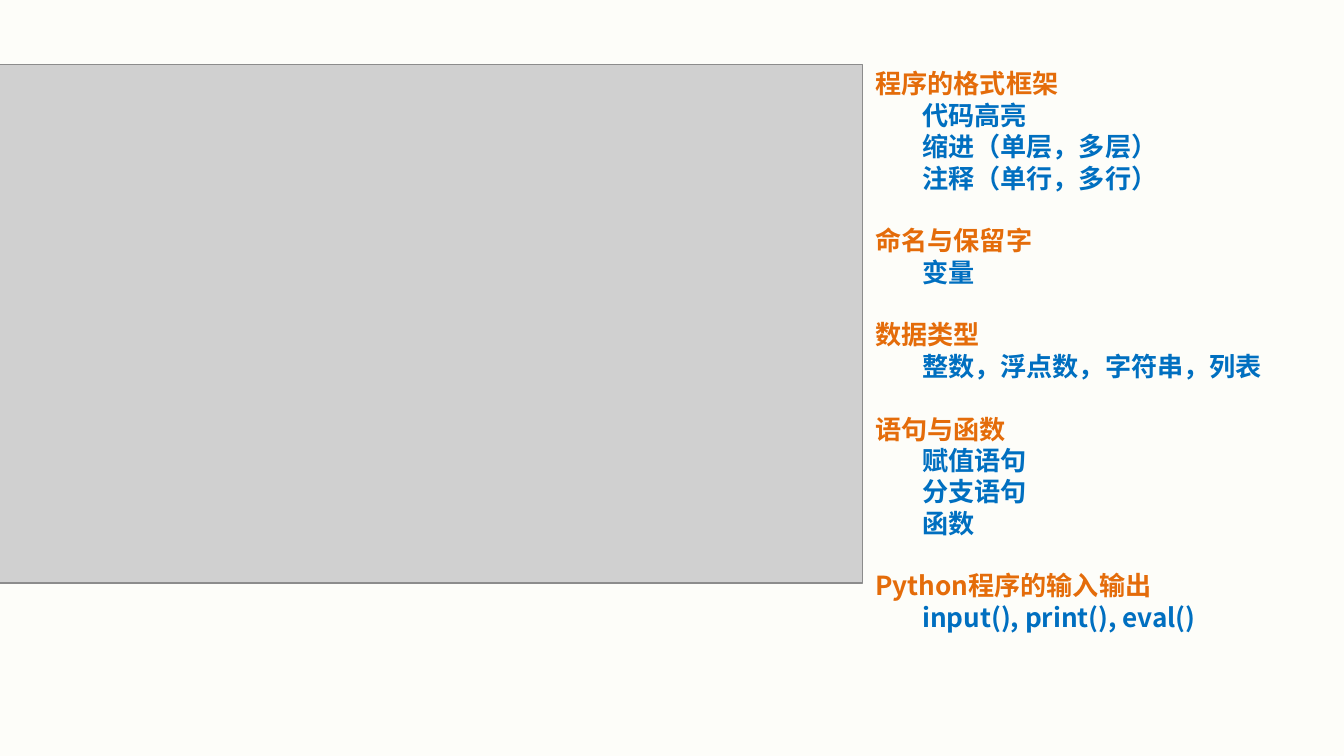
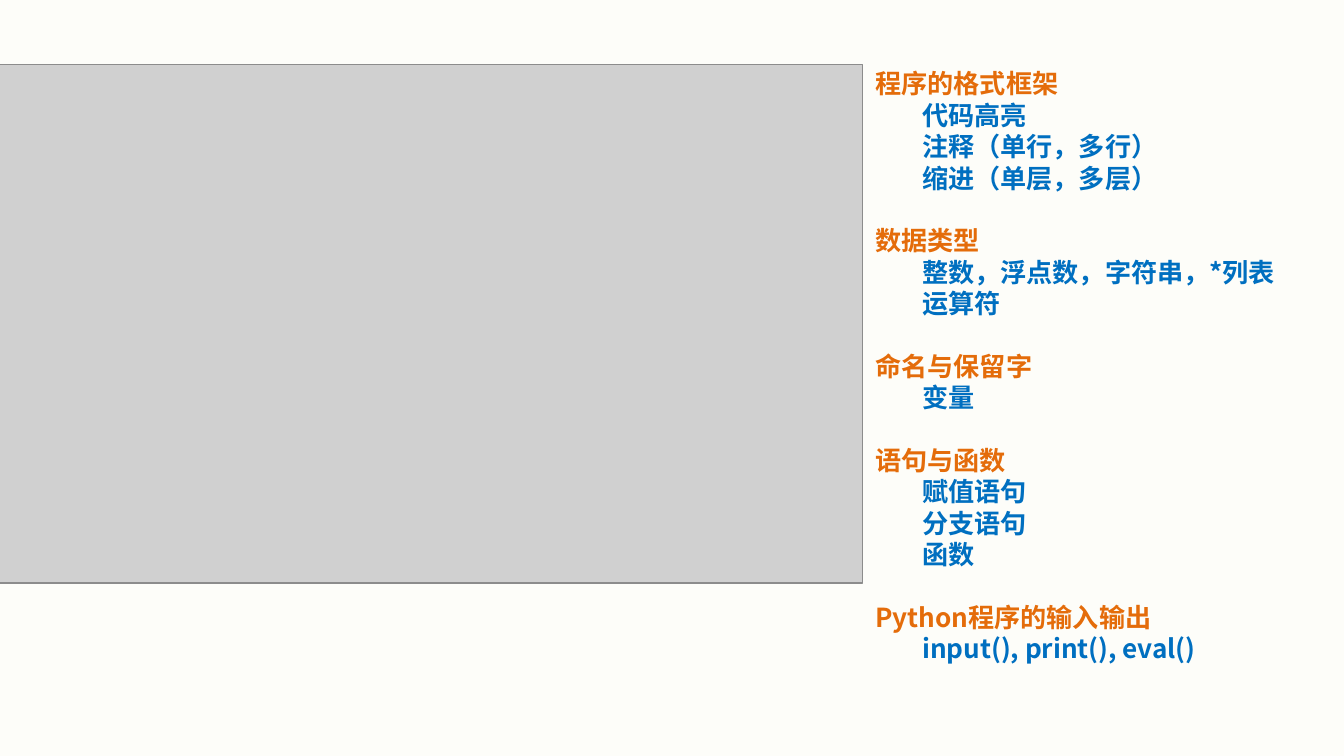
Before and after one commit to xpyuanfly/python-jxbj, a slide deck: slide 5 of 2.python程序实例解析/(09.24星期四上课版)python程序实例解析.pptx. Drawn at 1344x756 pixels with LibreOffice and Linux fonts; fonts in the diff are those of the drawing; grey boxes stand for pictures. Boxes give left, top, right and bottom in pixels: in the first picture for what was removed or moved away, otherwise in the second. Text is boxed around its words. In the diff, an @@ line names an element or a change of style, - is before the commit and + after.

```diff
--- a/2.python程序实例解析/(09.24星期四上课版)python程序实例解析.pptx
+++ b/2.python程序实例解析/(09.24星期四上课版)python程序实例解析.pptx
@@ text at [922, 133, 1157, 160]: paragraph added @@
+注释（单行，多行）
@@ text at [876, 228, 1275, 316]: text changed @@
-注释（单行，多行）
+数据类型
+整数，浮点数，字符串，*列表
+运算符
@@ text at [876, 322, 1261, 380]: paragraphs removed @@
-数据类型
-整数，浮点数，字符串，列表
```
Also in this commit, not shown: 1 other slide changed, 2 slides added, 2 other files.
